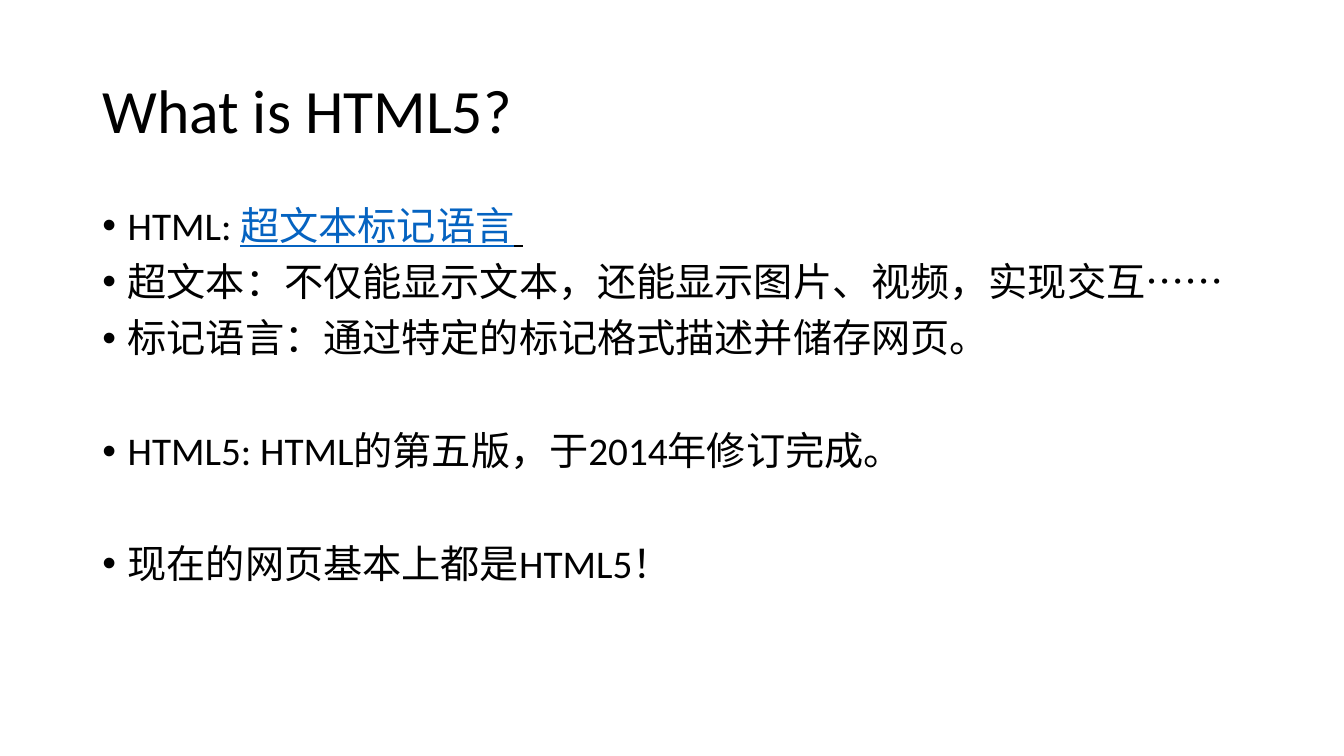
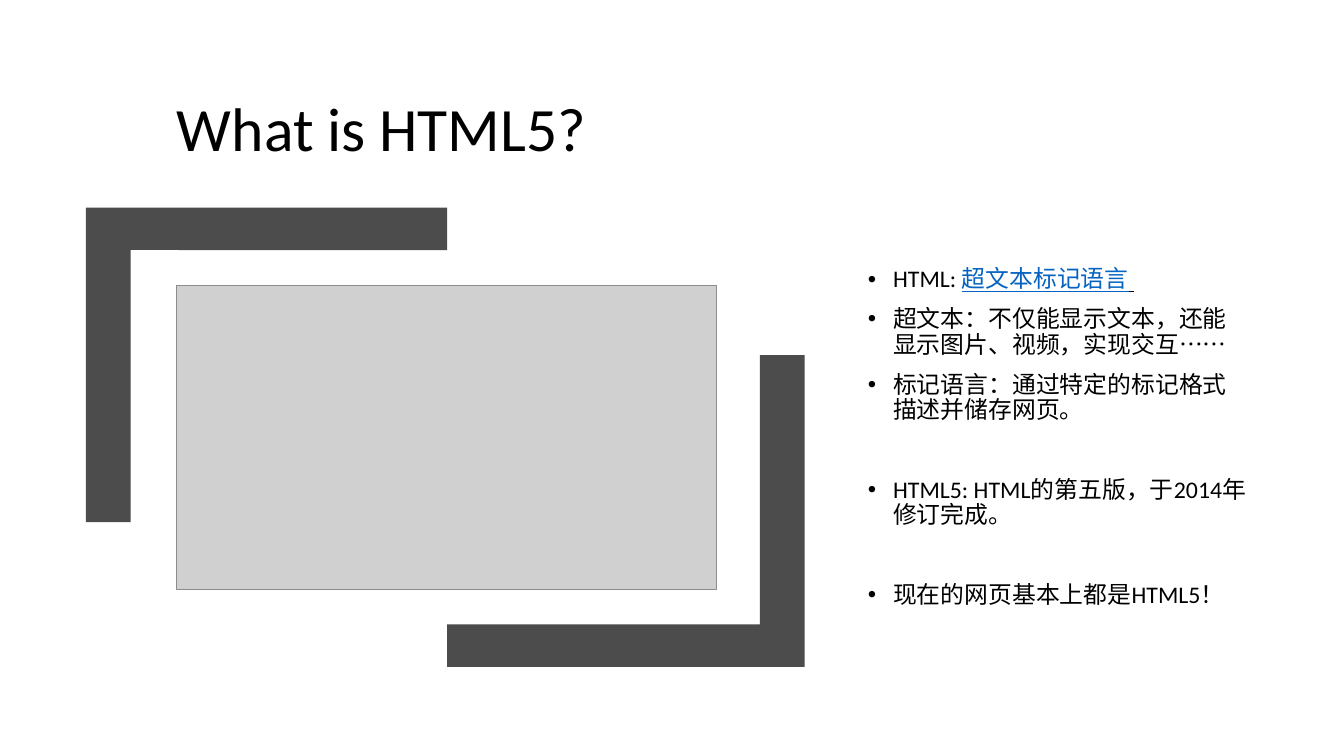
Before and after one commit to PolarisStudio/LGUReact, a slide deck: slide 3 of L1.pptx. Drawn at 1344x756 pixels with LibreOffice and Linux fonts; fonts in the diff are those of the drawing; grey boxes stand for pictures. Boxes give left, top, right and bottom in pixels: in the first picture for what was removed or moved away, otherwise in the second. Text is boxed around its words. In the diff, an @@ line names an element or a change of style, - is before the commit and + after.

```diff
--- a/L1.pptx
+++ b/L1.pptx
@@ title "What is HTML5?": place and size @@
-title "What is HTML5?" at (102,90,512,134)
+title "What is HTML5?" at (177,108,587,152)
@@ title "What is HTML5?" at (177,108,587,152): vertical alignment middle to bottom @@
@@ freeform shape added at (86,208,447,522), fill #4C4C4C @@
@@ text "HTML: 超文本标记语言": place and size @@
-text "HTML: 超文本标记语言" at (128,207,1224,581)
+text "HTML: 超文本标记语言" at (893,267,1246,605)
@@ text "HTML: 超文本标记语言" at (893,267,1246,605): size 28 to 17 pt; vertical alignment top to middle @@
@@ picture added at (176,285,717,589) @@
@@ freeform shape added at (448,355,806,666), fill #4C4C4C @@
```
Also in this commit, not shown: 5 other slides changed.
